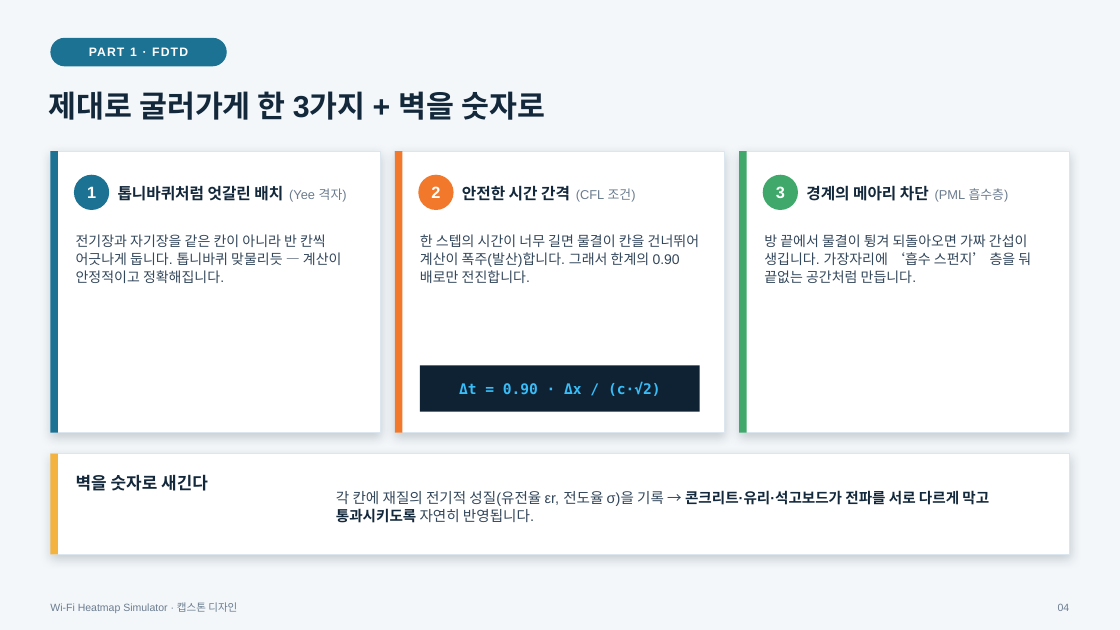
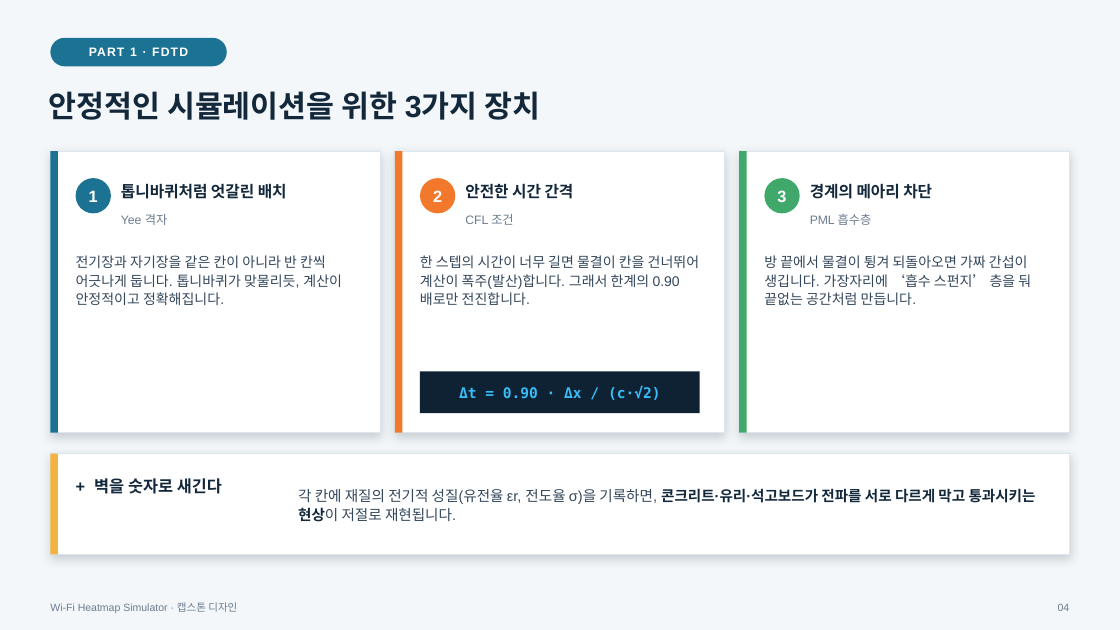
Before and after one commit to jyyoon0310/wifiheatmap, a slide deck: slide 4 of presentation/Capstone_WiFi_Heatmap.pptx. Drawn at 1120x630 pixels with LibreOffice and Linux fonts; fonts in the diff are those of the drawing. Boxes give left, top, right and bottom in pixels: in the first picture for what was removed or moved away, otherwise in the second. Text is boxed around its words. In the diff, an @@ line names an element or a change of style, - is before the commit and + after.

```diff
--- a/presentation/Capstone_WiFi_Heatmap.pptx
+++ b/presentation/Capstone_WiFi_Heatmap.pptx
@@ text at [49,91,540,120]: text changed @@
-제대로 굴러가게 한 3가지 + 벽을 숫자로
+안정적인 시뮬레이션을 위한 3가지 장치
@@ 3 texts: place and size @@
-3 texts at [87,186,785,198]
+3 texts at [89,190,786,202]
@@ text at [121,183,287,199]: text changed @@
-톱니바퀴처럼 엇갈린 배치 (Yee 격자)
+톱니바퀴처럼 엇갈린 배치
@@ text at [465,183,574,199]: text changed @@
-안전한 시간 간격 (CFL 조건)
+안전한 시간 간격
@@ text at [810,183,932,199]: text changed @@
-경계의 메아리 차단 (PML 흡수층)
+경계의 메아리 차단
@@ text added at [121,214,167,225], 10.5 pt, text #6B7C8F @@
+Yee 격자
@@ text added at [465,214,513,225], 10.5 pt, text #6B7C8F @@
+CFL 조건
@@ text added at [810,214,872,225], 10.5 pt, text #6B7C8F @@
+PML 흡수층
@@ text at [76,255,342,305]: text changed @@
-전기장과 자기장을 같은 칸이 아니라 반 칸씩 어긋나게 둡니다. 톱니바퀴 맞물리듯 — 계산이 안정적이고 정확해집니다.
+전기장과 자기장을 같은 칸이 아니라 반 칸씩 어긋나게 둡니다. 톱니바퀴가 맞물리듯, 계산이 안정적이고 정확해집니다.
@@ text "한 스텝의 시간이 너무 길면 ...": place and size @@
-text "한 스텝의 시간이 너무 길면 ..." at [420,234,699,283]
+text "한 스텝의 시간이 너무 길면 ..." at [420,255,699,305]
@@ text "한 스텝의 시간이 너무 길면 ..." at [420,255,699,305]: line spacing 1.08 to 1.1 @@
@@ text "방 끝에서 물결이 튕겨 되돌아오면 ..." at [764,255,1031,305]: line spacing 1.08 to 1.1 @@
@@ text "방 끝에서 물결이 튕겨 되돌아오면 ...": place and size @@
-text "방 끝에서 물결이 튕겨 되돌아오면 ..." at [764,234,1031,283]
+text "방 끝에서 물결이 튕겨 되돌아오면 ..." at [764,255,1031,305]
@@ text "Δt = 0.90 · Δx ...": place and size @@
-text "Δt = 0.90 · Δx ..." at [459,382,661,396]
+text "Δt = 0.90 · Δx ..." at [459,386,661,400]
@@ rectangle: place and size @@
-rectangle at [420,365,700,412]
+rectangle at [420,371,700,413]
@@ text at [94,478,222,494]: text changed; size 14.5 to 14 pt @@
-벽을 숫자로 새긴다
++ 벽을 숫자로 새긴다
@@ text at [298,488,1036,522]: text changed @@
-각 칸에 재질의 전기적 성질(유전율 εr, 전도율 σ)을 기록 → 콘크리트·유리·석고보드가 전파를 서로 다르게 막고 통과시키도록 자연히 반영됩니다.
+각 칸에 재질의 전기적 성질(유전율 εr, 전도율 σ)을 기록하면, 콘크리트·유리·석고보드가 전파를 서로 다르게 막고 통과시키는 현상이 저절로 재현됩니다.
```
Also in this commit, not shown: 1 other file.
